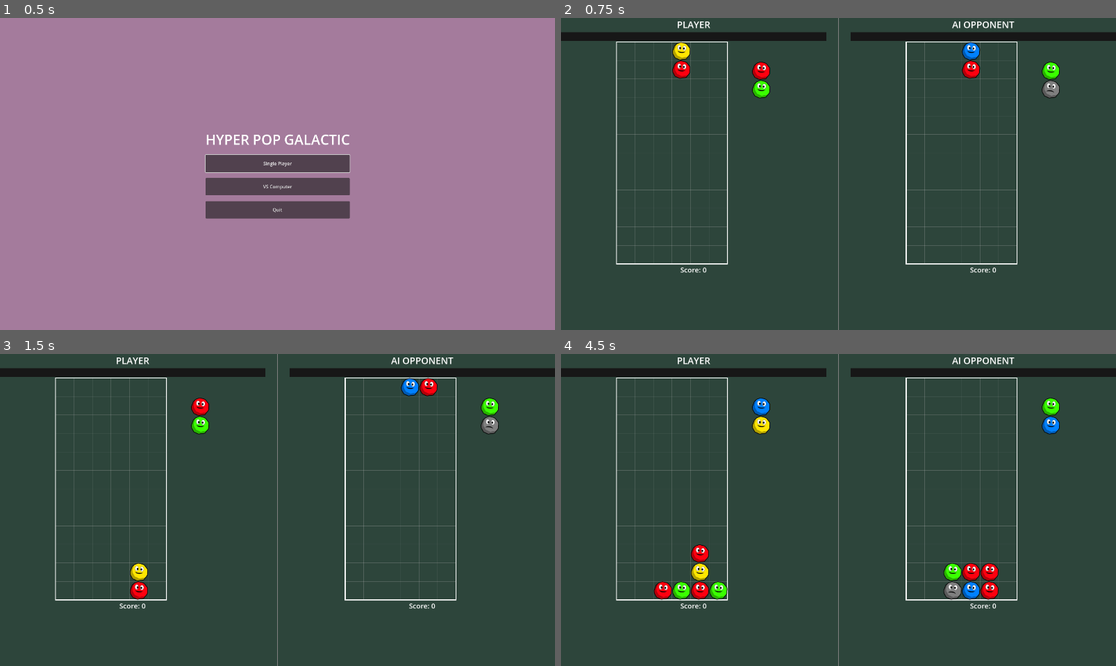
Above: before the commit, frames 1-4 (two rows, left to right).
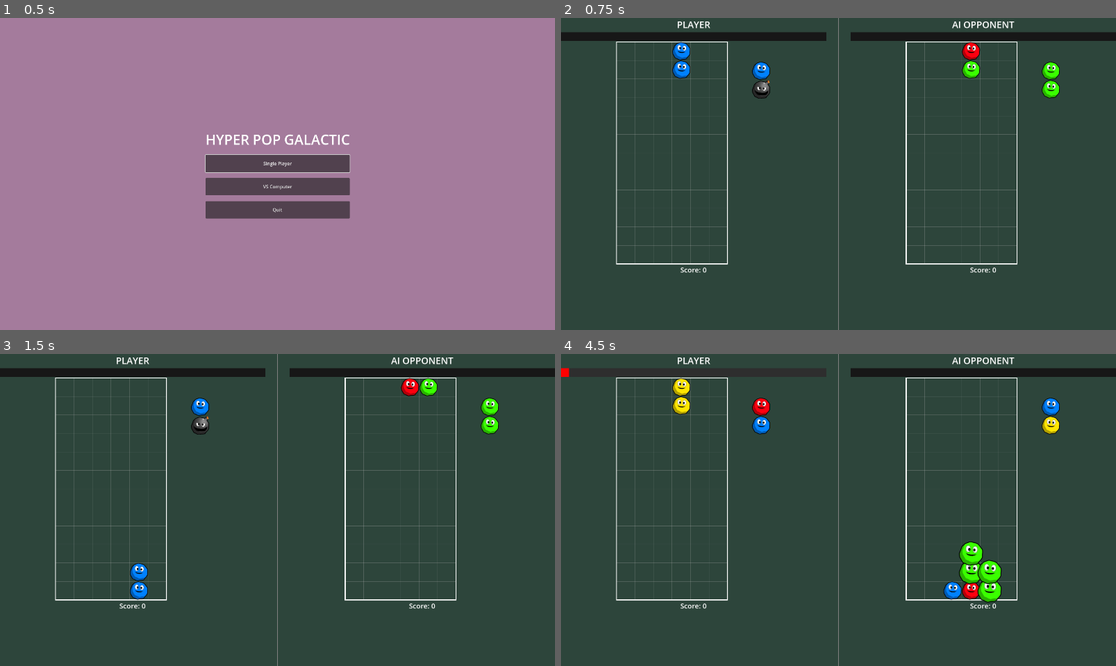
Above: after the commit, the same moments.

Repository: csmallfield/PuyoPuyo
Game: Godot game, scene res://scenes/MainMenu.tscn
The game is run twice, just before and just after one commit, with the same random seed, the same clock (stepped at 60 frames per second) and the same inputs. The engine's default icon, where the game draws it, is replaced by a stand-in: a white triangle on a blue panel in a dark square.
Inputs:
- Up to frame 1 (0.5 s): no input
- Up to frame 2 (0.75 s): click "VS Computer" at 0.5 s
- Up to frame 3 (1.5 s): tap Enter at 1.25 s; hold Right (move_right) from 1.28 s (still down); hold Space (fast_drop) from 1.28 s (still down)
- Up to frame 4 (4.5 s): release Right (move_right) at 2.03 s; release Space (fast_drop) at 2.03 s; hold Down (move_down) 2.03-2.78 s; tap Up (rotate_piece) at 2.1, 3.6 s; tap R (restart) at 2.75 s; hold Space (fast_drop) 2.78-3.53 s; hold Right (move_right) 2.78-4.28 s; hold Left (move_left) from 4.28 s (still down); hold Space (fast_drop) from 4.28 s (still down)

Frame 1 is identical in both runs. In frame 2, 0.9% of the frame differs, in the area x 20-90%, y 7-26%; in frame 3, 0.9%; in frame 4, 3.0%, in the area x 0-90%, y 4-80%.

Commit message:
Ai is hard but beatable!

Diff:
--- a/puyopuyo_prototype/scripts/AIController.gd
+++ b/puyopuyo_prototype/scripts/AIController.gd
@@ -37,8 +37,8 @@
 var weight_random_variety = 15.0
 
 # AI behavior settings
-var move_delay = 0.7  # Time between AI decisions
-var move_animation_speed = 0.15  # Speed of AI movements
+var move_delay = 0.8  # Time between AI decisions
+var move_animation_speed = 0.17  # Speed of AI movements
 
 # ============================================
 # RUNTIME VARIABLES
--- a/puyopuyo_prototype/scripts/GameState.gd
+++ b/puyopuyo_prototype/scripts/GameState.gd
@@ -26,6 +26,17 @@
 var bomb_color = Color.BLACK
 var bubble_spawn_chance = 0.15  # 15% chance for one piece in a pair to be a bubble
 var bomb_spawn_chance = 0.02  # 2% chance for one piece in a pair to be a bomb
+
+var allow_bubble_pieces = true  # Toggle to disable bubbles in piece pairs
+
+# Game mode presets
+enum GameMode {
+	SINGLE_PLAYER,
+	VS_MODE
+}
+
+var current_game_mode = GameMode.SINGLE_PLAYER
+
 
 # Speed level system - easily tunable arrays
 var level_thresholds = [
@@ -103,8 +114,8 @@
 	#160,  # Chain 8+
 
 	#0, 1, 5, 10, 20, 35, 55, 80, 110 #Moderate Intensity
-	#0, 1, 3, 6, 12, 20, 30, 42, 56 #Need a lot of chains
-	0, 1, 2, 3, 4, 5, 6, 7, 8 #Linear Chains
+	0, 1, 3, 6, 12, 20, 30, 42, 56 #Need a lot of chains
+	#0, 1, 2, 3, 4, 5, 6, 7, 8 #Linear Chains
 
 ]
 
@@ -145,6 +156,29 @@
 	emit_signal("level_changed", level)
 	start_piece_sequence()
 
+func configure_for_game_mode(mode: GameMode):
+	"""Configure piece generation for different game modes"""
+	current_game_mode = mode
+
+	match mode:
+		GameMode.SINGLE_PLAYER:
+			configure_single_player_mode()
+		GameMode.VS_MODE:
+			configure_vs_mode()
+
+func configure_single_player_mode():
+	"""Standard single player settings"""
+	allow_bubble_pieces = true
+	bubble_spawn_chance = 0.15  # 15%
+	bomb_spawn_chance = 0.02    # 2%
+
+func configure_vs_mode():
+	"""VS mode settings - no bubbles in pairs, more bombs"""
+	allow_bubble_pieces = false  # Bubbles only come from garbage
+	bubble_spawn_chance = 0.0    # No bubbles in piece generation
+	bomb_spawn_chance = 0.05     # 5% chance (increased from 2%)
+
+
 func set_state(new_state):
 	current_state = new_state
 	if new_state == State.GAME_OVER:
@@ -222,7 +256,7 @@
 		pair_data.piece1.type = "bomb"
 		pair_data.piece1.color = bomb_color
 	else:
-		var piece1_is_bubble = randf() < bubble_spawn_chance
+		var piece1_is_bubble = allow_bubble_pieces and (randf() < bubble_spawn_chance)
 		if piece1_is_bubble:
 			pair_data.piece1.type = "bubble"
 			pair_data.piece1.color = bubble_color
@@ -240,7 +274,7 @@
 		pair_data.piece2.type = "bomb"
 		pair_data.piece2.color = bomb_color
 	else:
-		var piece2_is_bubble = randf() < bubble_spawn_chance
+		var piece2_is_bubble = allow_bubble_pieces and (randf() < bubble_spawn_chance)
 		if piece2_is_bubble:
 			pair_data.piece2.type = "bubble"
 			pair_data.piece2.color = bubble_color
--- a/puyopuyo_prototype/scripts/Main.gd
+++ b/puyopuyo_prototype/scripts/Main.gd
@@ -74,6 +74,9 @@
 	game_over_panel.hide()
 	pause_panel.hide()
 	get_tree().paused = false
+
+	# Configure for single player mode BEFORE resetting game
+	GameState.configure_for_game_mode(GameState.GameMode.SINGLE_PLAYER)
 
 	# Force immediate cleanup of any lingering piece pairs
 	if grid.current_piece_pair:
--- a/puyopuyo_prototype/scripts/VSMode.gd
+++ b/puyopuyo_prototype/scripts/VSMode.gd
@@ -67,6 +67,9 @@
 		ai_grid.queue_free()
 	if ai_controller:
 		ai_controller.queue_free()
+
+	# Configure for VS mode BEFORE resetting game
+	GameState.configure_for_game_mode(GameState.GameMode.VS_MODE)
 
 	# Reset GameState
 	GameState.reset_game()
